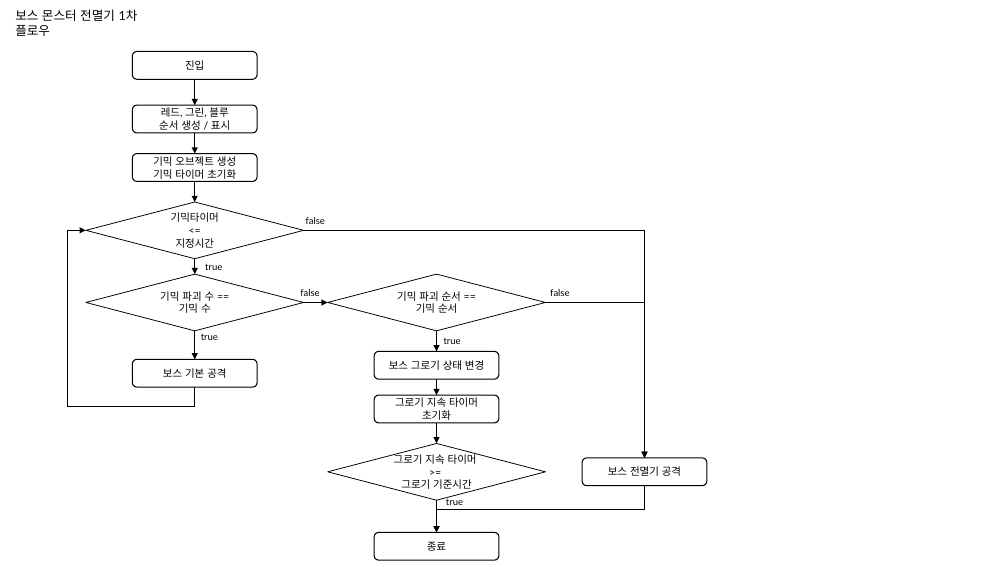
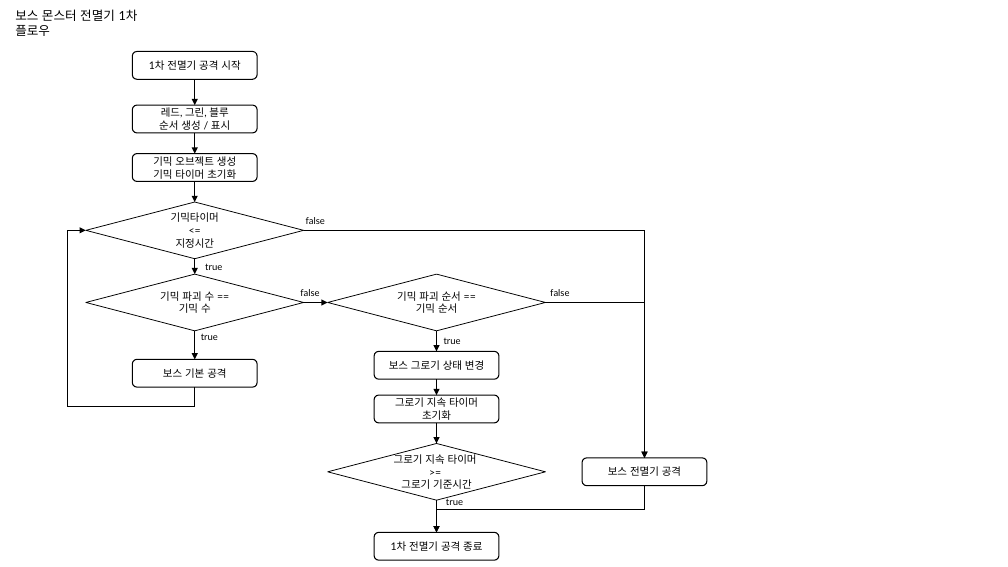
Before and after one commit to haein0303/AlgaeEater, a slide deck: slide 10 of Document/Source/보스 콘텐츠 시스템 UI.pptx. Drawn at 1008x567 pixels with LibreOffice and Linux fonts; fonts in the diff are those of the drawing. Boxes give left, top, right and bottom in pixels: in the first picture for what was removed or moved away, otherwise in the second. Text is boxed around its words. In the diff, an @@ line names an element or a change of style, - is before the commit and + after.

```diff
--- a/Document/Source/보스 콘텐츠 시스템 UI.pptx
+++ b/Document/Source/보스 콘텐츠 시스템 UI.pptx
@@ text in rounded rectangle at box(149, 60, 240, 70): text changed @@
-진입
+1차 전멸기 공격 시작
@@ text in rounded rectangle at box(391, 541, 482, 551): text changed @@
-종료
+1차 전멸기 공격 종료
```
Also in this commit, not shown: 4 other slides changed, 14 other files.
